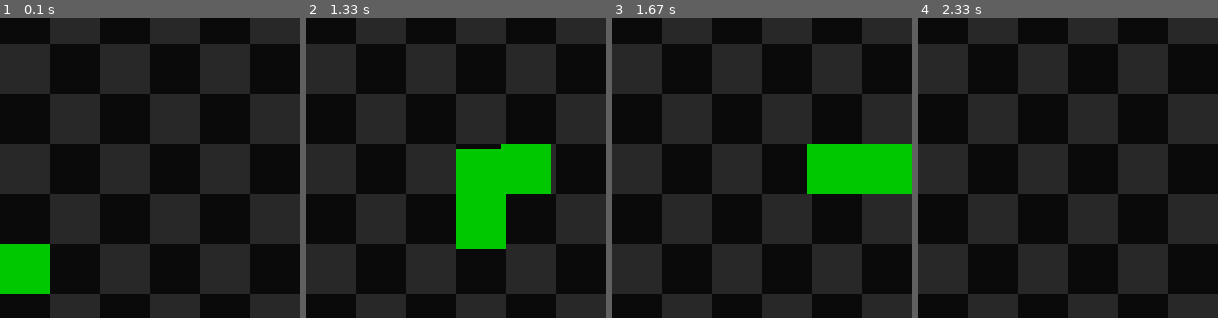
Above: before the commit, frames 1-4 (left to right).
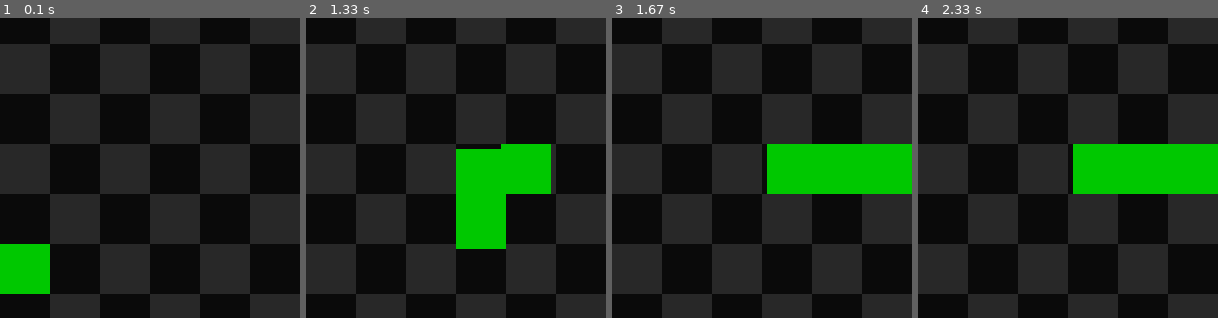
Above: after the commit, the same moments.

Repository: yesseruser/snake-pygame
Game: pygame game, started from main.py
The game is run twice, just before and just after one commit, with the same random seed, the same clock (stepped at 60 frames per second) and the same inputs.
Inputs:
- Up to frame 1 (0.1 s): no input
- Up to frame 2 (1.33 s): hold Right 0.33-0.8 s; hold Up 0.83-1.13 s; hold Right from 1.17 s (still down)
- Up to frame 3 (1.67 s): release Right at 1.63 s
- Up to frame 4 (2.33 s): no input
The pictures show only the part of the screen within x 50-100%, y 12-62%; the shares and areas given below are measured in that part.

Frames 1-2 are identical in both runs. In frame 3, 2.2% of the frame differs, in the area x 51-65%, y 42-59%; in frame 4, 8.1%, in the area x 51-100%, y 42-59%.

Commit message:
Add screen edge collision

Diff:
--- a/main.py
+++ b/main.py
@@ -156,6 +156,15 @@
         for i in range(2, len(self.body)):  # 2 protože 0 = hlava, 1 = kus za hlavou
             if self.head().rect().colliderect(self.body[i].rect()):
                 self.is_game_over = True
+
+        # kolize s okrajem obrazovky
+        if (
+            self.head().position.x < 0
+            or self.head().position.y < 0
+            or self.head().position.x + TILE_SIZE > TILE_SIZE * TILE_COUNT
+            or self.head().position.y + TILE_SIZE > TILE_SIZE * TILE_COUNT
+        ):
+            self.is_game_over = True
 
     def draw(self):
         for part in self.body:
